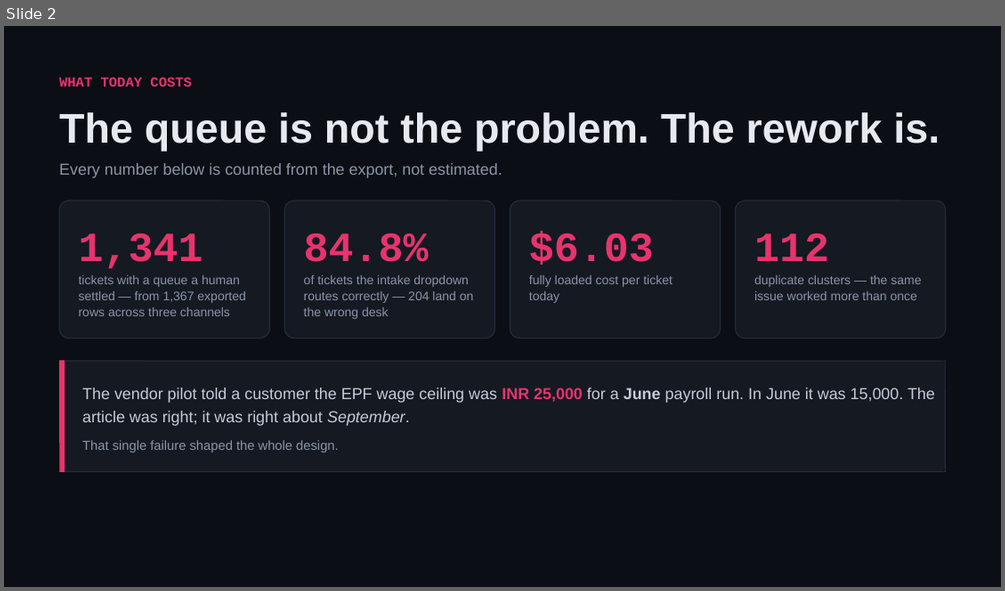
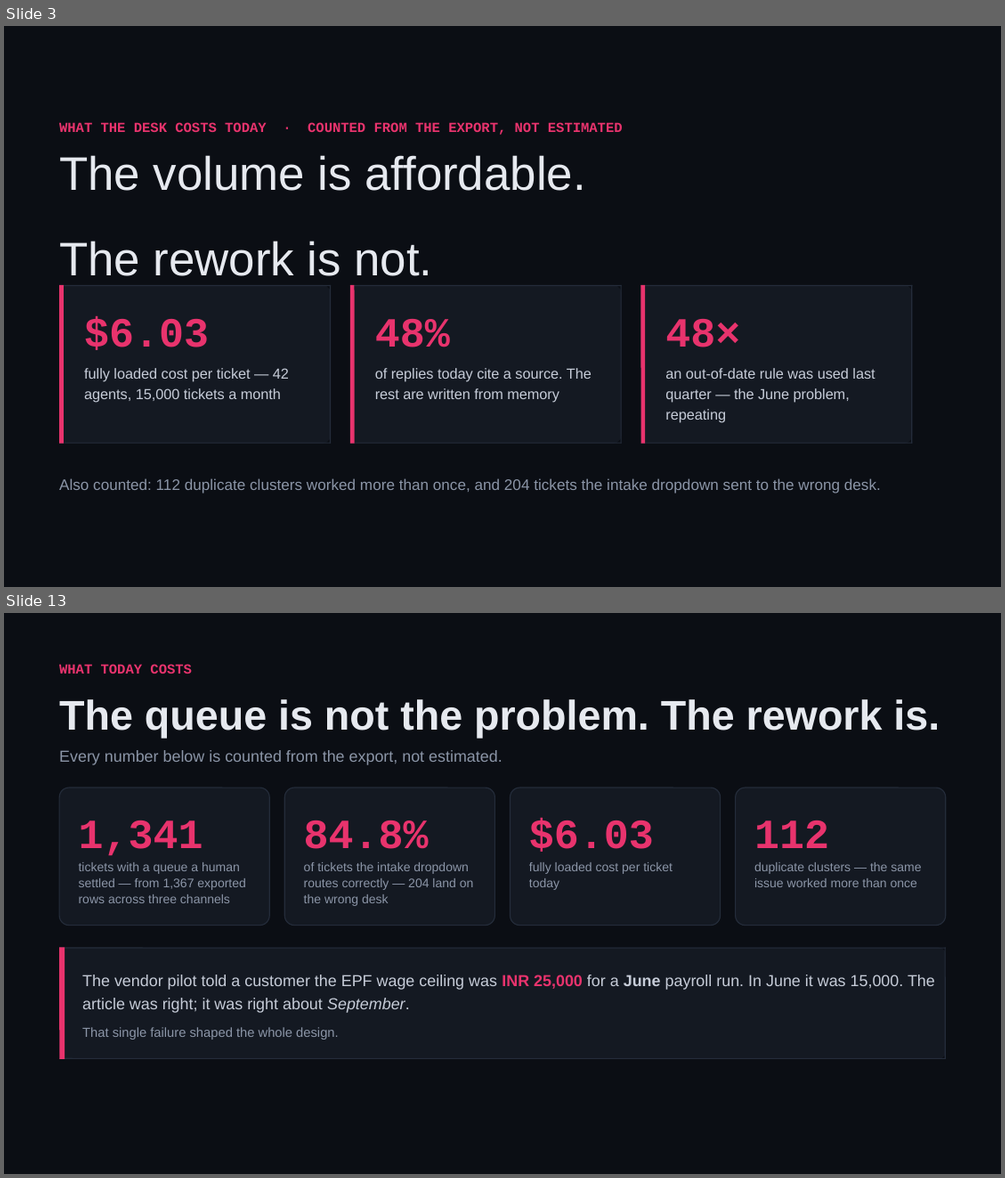
Before and after one commit to shivam-25/ramco-payce-pilot, a slide deck: docs/deck/ramco-payce-pilot.pptx. Shown one above the other, each under a label of ours: slide 2 before the commit, slides 3 and 13 after it; the slides between them are not shown. The pictures are 1005x591 and 1005x1178 pixels, drawn with LibreOffice and Linux fonts; fonts in the diff are those of the drawing. Boxes give left, top, right and bottom in pixels: in the first picture for what was removed or moved away, otherwise in the second. Text is boxed around its words. In the diff, an @@ line names an element or a change of style, - is before the commit and + after.

```diff
--- a/docs/deck/ramco-payce-pilot.pptx
+++ b/docs/deck/ramco-payce-pilot.pptx
@@ slide 3 added at [4, 26, 1001, 587], background #0B0E14 @@
@@ text added at [59, 122, 623, 135], 10 pt, text #E8336D, bold @@
+WHAT THE DESK COSTS TODAY · COUNTED FROM THE EXPORT, NOT ESTIMATED
@@ text added at [59, 155, 585, 276], 34 pt, text #E6E9EF @@
+The volume is affordable.
+The rework is not.
@@ rounded rectangle added at [60, 285, 331, 443], fill #141922 @@
@@ line added from (60, 285) to (331, 285), #242C3A 0.75 pt @@
@@ line added from (62, 285) to (62, 443), #E8336D 3 pt @@
@@ line added from (330, 285) to (330, 443), #242C3A 0.75 pt @@
@@ rounded rectangle added at [350, 285, 621, 443], fill #141922 @@
@@ line added from (350, 285) to (621, 285), #242C3A 0.75 pt @@
@@ line added from (352, 285) to (352, 443), #E8336D 3 pt @@
@@ line added from (621, 285) to (621, 443), #242C3A 0.75 pt @@
@@ rounded rectangle added at [641, 285, 912, 443], fill #141922 @@
@@ line added from (641, 285) to (912, 285), #242C3A 0.75 pt @@
@@ line added from (643, 285) to (643, 443), #E8336D 3 pt @@
@@ line added from (912, 285) to (912, 443), #242C3A 0.75 pt @@
@@ text added at [84, 317, 209, 350], 30 pt, text #E8336D, bold @@
+$6.03
@@ text added at [375, 319, 450, 347], 30 pt, text #E8336D, bold @@
+48%
@@ text added at [665, 319, 740, 347], 30 pt, text #E8336D, bold @@
+48×
@@ text added at [84, 368, 289, 402], 10.5 pt, text #C6CCD8 @@
+fully loaded cost per ticket — 42 agents, 15,000 tickets a month
@@ text added at [375, 368, 591, 402], 10.5 pt, text #C6CCD8 @@
+of replies today cite a source. The rest are written from memory
@@ text added at [665, 368, 874, 423], 10.5 pt, text #C6CCD8 @@
+an out-of-date rule was used last quarter — the June problem, repeating
@@ line added from (60, 443) to (331, 443), #242C3A 0.75 pt @@
@@ line added from (350, 443) to (621, 443), #242C3A 0.75 pt @@
@@ line added from (641, 443) to (912, 443), #242C3A 0.75 pt @@
@@ text added at [59, 478, 881, 493], 11 pt, text #8B95A7 @@
+Also counted: 112 duplicate clusters worked more than once, and 204 tickets the intake dropdown sent to the wrong desk.
@@ what was slide 2 is now slide 13 @@
```
Also in this commit, not shown: 11 other slides added, 1 slide removed, 32 other files.
